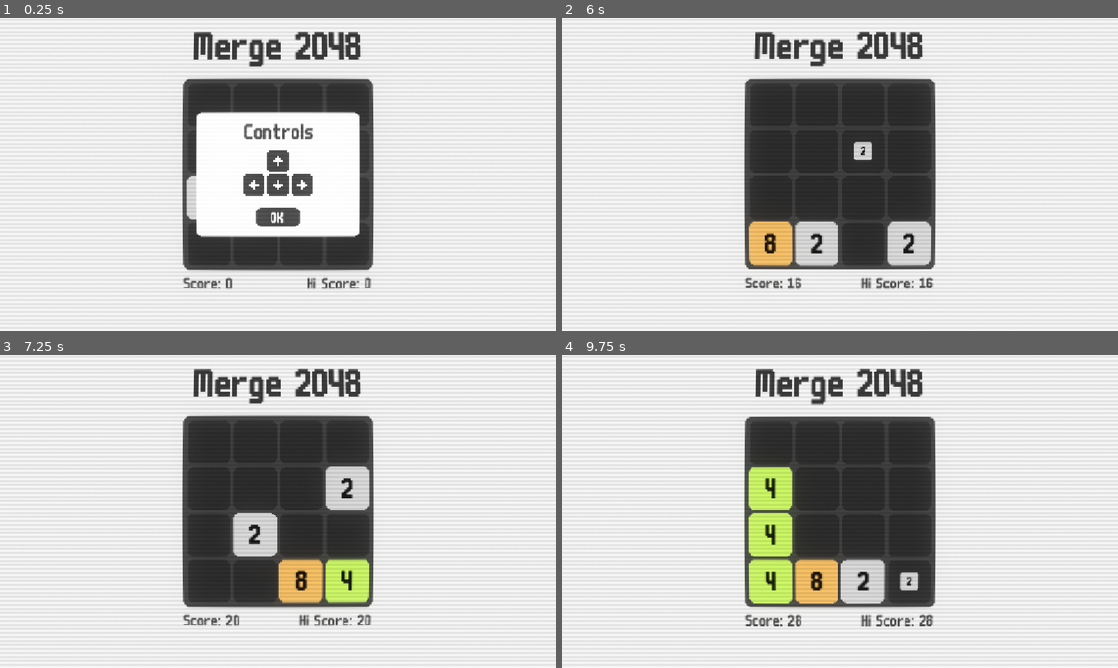
Above: before the commit, frames 1-4 (two rows, left to right).
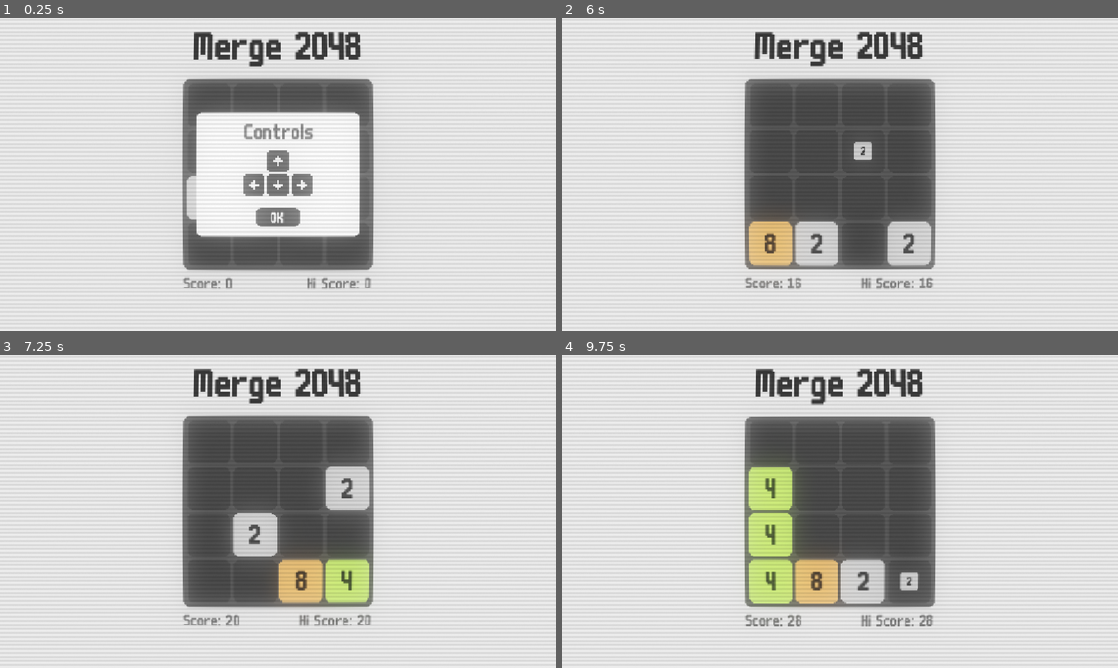
Above: after the commit, the same moments.

Repository: ancoder-games/2048
Game: Godot game, scene res://src/core/main/main.tscn
Two runs of this game, one before a commit and one after it. Both use one fixed random seed, a clock stepped at 60 frames per second and the inputs below. The engine's default icon, where the game draws it, is replaced by a stand-in: a white triangle on a blue panel in a dark square.
Inputs (mouse positions are in pixels of both pictures, inside the frame that each line leads up to):
- Up to frame 1 (0.25 s): no input
- Up to frame 2 (6 s): click "OK" at 0.5 s; tap Enter (ui_accept) at 1.25, 1.52, 2, 2.27, 2.75, 3.5, 3.77, 4.25, 4.52, 5, 5.27 s; move the mouse to (962, 158) at 1.27 s; hold Right (right) 1.28-2.03 s; tap Alt every 1.5 s from 1.35 to 5.85 s; click (962, 158) at 1.42 s; move the mouse to (728, 190) at 2.02 s; hold Down (down) 2.03-2.78 s; tap Shift at 2.1, 3.6, 5.1 s; click (728, 190) at 2.17 s; move the mouse to (895, 105) at 2.77 s; hold Right (right) 2.78-3.53 s; click (895, 105) at 2.92 s; move the mouse to (812, 237) at 3.52 s; hold Up (up) 3.53-4.28 s; click (812, 237) at 3.67 s; move the mouse to (1006, 221) at 4.27 s; hold Left (left) 4.28-5.78 s; click (1006, 221) at 4.42 s; move the mouse to (673, 127) at 5.02 s; click (673, 127) at 5.17 s; move the mouse to (867, 174) at 5.77 s; hold Down (down) from 5.78 s (still down); click (867, 174) at 5.92 s
- Up to frame 3 (7.25 s): move the mouse to (194, 433) at 6.52 s; release Down (down) at 6.53 s; hold Right (right) from 6.53 s (still down); tap Shift at 6.6 s; click (194, 433) at 6.67 s; tap Enter (ui_accept) at 6.77 s
- Up to frame 4 (9.75 s): move the mouse to (962, 495) at 7.27 s; release Right (right) at 7.28 s; hold Up (up) 7.28-8.03 s; tap Alt at 7.35, 8.85 s; click (962, 495) at 7.42 s; tap Enter (ui_accept) at 7.52, 8.27 s; move the mouse to (728, 527) at 8.02 s; hold Right (right) 8.03-8.78 s; tap Shift at 8.1, 9.6 s; click (728, 527) at 8.17 s; move the mouse to (895, 442) at 8.77 s; hold Down (down) 8.78-9.53 s; click (895, 442) at 8.92 s; move the mouse to (812, 574) at 9.52 s; hold Left (left) from 9.53 s (still down); click (812, 574) at 9.67 s

The runs differ from the first frame. In frame 1, 11% of the frame differs, in the area x 32-68%, y 19-87%; in frame 2, 18%; in frame 3, 17%; in frame 4, 16%.

Commit message:
prepare for web export

Diff:
--- /dev/null
+++ b/assets/shaders/glow.gdshader
@@ -0,0 +1,37 @@
+shader_type canvas_item;
+render_mode blend_premul_alpha;
+
+uniform float radius = 5.0;
+uniform float amount = 0.25;
+
+void fragment() {
+	float r = radius;
+	vec2 ps = TEXTURE_PIXEL_SIZE;
+	vec4 col = texture(TEXTURE, UV);
+	vec4 glow = col;
+
+	glow += texture(TEXTURE, UV + vec2(-r, -r) * ps);
+	glow += texture(TEXTURE, UV + vec2(-r, 0.0) * ps);
+	glow += texture(TEXTURE, UV + vec2(-r, r) * ps);
+	glow += texture(TEXTURE, UV + vec2(0.0, -r) * ps);
+	glow += texture(TEXTURE, UV + vec2(0.0, r) * ps);
+	glow += texture(TEXTURE, UV + vec2(r, -r) * ps);
+	glow += texture(TEXTURE, UV + vec2(r, 0.0) * ps);
+	glow += texture(TEXTURE, UV + vec2(r, r) * ps);
+
+	r *= 2.0;
+	glow += texture(TEXTURE, UV + vec2(-r, -r) * ps);
+	glow += texture(TEXTURE, UV + vec2(-r, 0.0) * ps);
+	glow += texture(TEXTURE, UV + vec2(-r, r) * ps);
+	glow += texture(TEXTURE, UV + vec2(0.0, -r) * ps);
+	glow += texture(TEXTURE, UV + vec2(0.0, r) * ps);
+	glow += texture(TEXTURE, UV + vec2(r, -r) * ps);
+	glow += texture(TEXTURE, UV + vec2(r, 0.0) * ps);
+	glow += texture(TEXTURE, UV + vec2(r, r) * ps);
+
+	glow /= 17.0;
+	glow *= amount;
+	col.rgb *= col.a;
+
+	COLOR = glow + col;
+}
--- a/project.godot
+++ b/project.godot
@@ -67,3 +67,4 @@
 [rendering]
 
 textures/canvas_textures/default_texture_filter=0
+renderer/rendering_method="gl_compatibility"
--- a/src/core/main/main.tscn
+++ b/src/core/main/main.tscn
@@ -11,11 +11,11 @@
 tonemap_exposure = 0.6
 tonemap_white = 1.5
 glow_enabled = true
-glow_intensity = 0.2
+glow_intensity = 0.6
 glow_bloom = 0.6
 adjustment_enabled = true
 adjustment_brightness = 1.1
-adjustment_contrast = 0.9
+adjustment_contrast = 0.7
 
 [sub_resource type="LabelSettings" id="LabelSettings_eijcj"]
 font_size = 82
@@ -49,7 +49,7 @@
 offset_top = -272.0
 offset_bottom = -272.0
 
-[node name="Label" type="Label" parent="UI/Control" unique_id=760805395]
+[node name="Title" type="Label" parent="UI/Control" unique_id=760805395]
 layout_mode = 1
 anchors_preset = 5
 anchor_left = 0.5
--- a/src/gameplay/2048/board/board.tscn
+++ b/src/gameplay/2048/board/board.tscn
@@ -216,7 +216,7 @@
 
 [sub_resource type="Animation" id="Animation_05liv"]
 resource_name = "appear"
-length = 0.19999999999999998
+length = 0.2
 tracks/0/type = "value"
 tracks/0/imported = false
 tracks/0/enabled = true
@@ -244,7 +244,7 @@
 
 [sub_resource type="Animation" id="Animation_hfhpw"]
 resource_name = "disappear"
-length = 0.19999999999999998
+length = 0.2
 tracks/0/type = "value"
 tracks/0/imported = false
 tracks/0/enabled = true
--- a/src/gameplay/post_processing/post_processing.tscn
+++ b/src/gameplay/post_processing/post_processing.tscn
@@ -13,6 +13,18 @@
 
 [node name="PostProcessing" type="Node" unique_id=2064727996]
 
+[node name="Glow" type="CanvasLayer" parent="." unique_id=1628711366]
+layer = 11
+visible = false
+
+[node name="ColorRect" type="ColorRect" parent="Glow" unique_id=99198762]
+anchors_preset = 15
+anchor_right = 1.0
+anchor_bottom = 1.0
+grow_horizontal = 2
+grow_vertical = 2
+mouse_filter = 2
+
 [node name="CRT" type="CanvasLayer" parent="." unique_id=2054967978]
 layer = 10
 
Not shown, added: assets/shaders/glow.gdshader.uid
Not shown, added: export_presets.cfg
